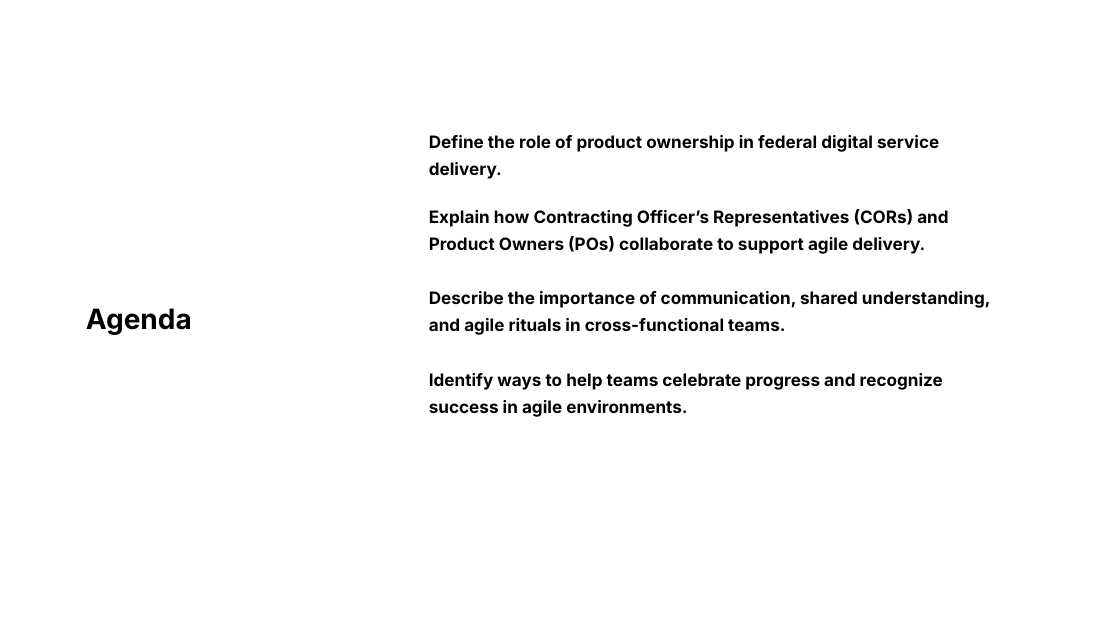
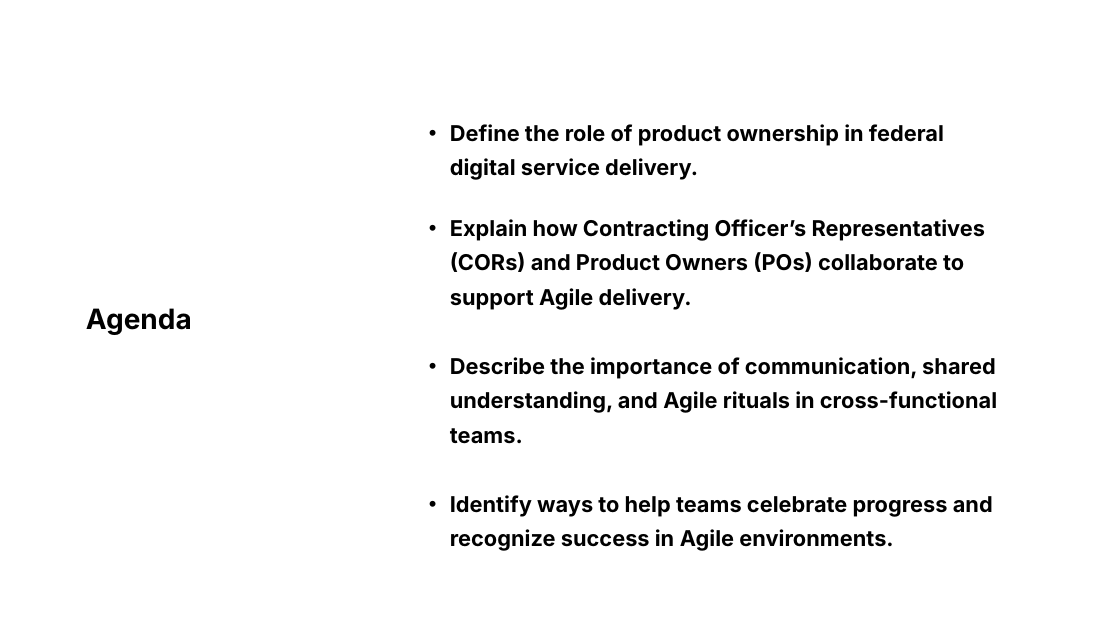
Before and after one commit to usds/ditap-curriculum-update, a slide deck: slide 6 of 3_Curriculum/3A_DITAP-Core-Curriculum/Module-4/In-Class Materials/1_Module 4 Presentation.pptx. Drawn at 1120x630 pixels with LibreOffice and Linux fonts; fonts in the diff are those of the drawing. Boxes give left, top, right and bottom in pixels: in the first picture for what was removed or moved away, otherwise in the second. Text is boxed around its words. In the diff, an @@ line names an element or a change of style, - is before the commit and + after.

```diff
--- a/3_Curriculum/3A_DITAP-Core-Curriculum/Module-4/In-Class Materials/1_Module 4 Presentation.pptx
+++ b/3_Curriculum/3A_DITAP-Core-Curriculum/Module-4/In-Class Materials/1_Module 4 Presentation.pptx
@@ text "Define the role of product ...": place and size @@
-text "Define the role of product ..." at box(429, 135, 991, 417)
+text "Define the role of product ..." at box(450, 219, 997, 551)
@@ text "Define the role of product ..." at box(450, 219, 997, 551): size 11 to 14 pt in "Define the role of product ownership in ..."; bullet none to • @@
@@ text at box(450, 219, 997, 551): text changed; size 11 to 14 pt @@
-Explain how Contracting Officer’s Representatives (CORs) and Product Owners (POs) collaborate to support agile delivery.
-Describe the importance of communication, shared understanding, and agile rituals in cross-functional teams.
-Identify ways to help teams celebrate progress and recognize success in agile environments.
+• Explain how Contracting Officer’s Representatives (CORs) and Product Owners (POs) collaborate to support Agile delivery.
+• Describe the importance of communication, shared understanding, and Agile rituals in cross-functional teams.
+• Identify ways to help teams celebrate progress and recognize success in Agile environments.
```
Also in this commit, not shown: 33 other slides changed, 10 other files.
